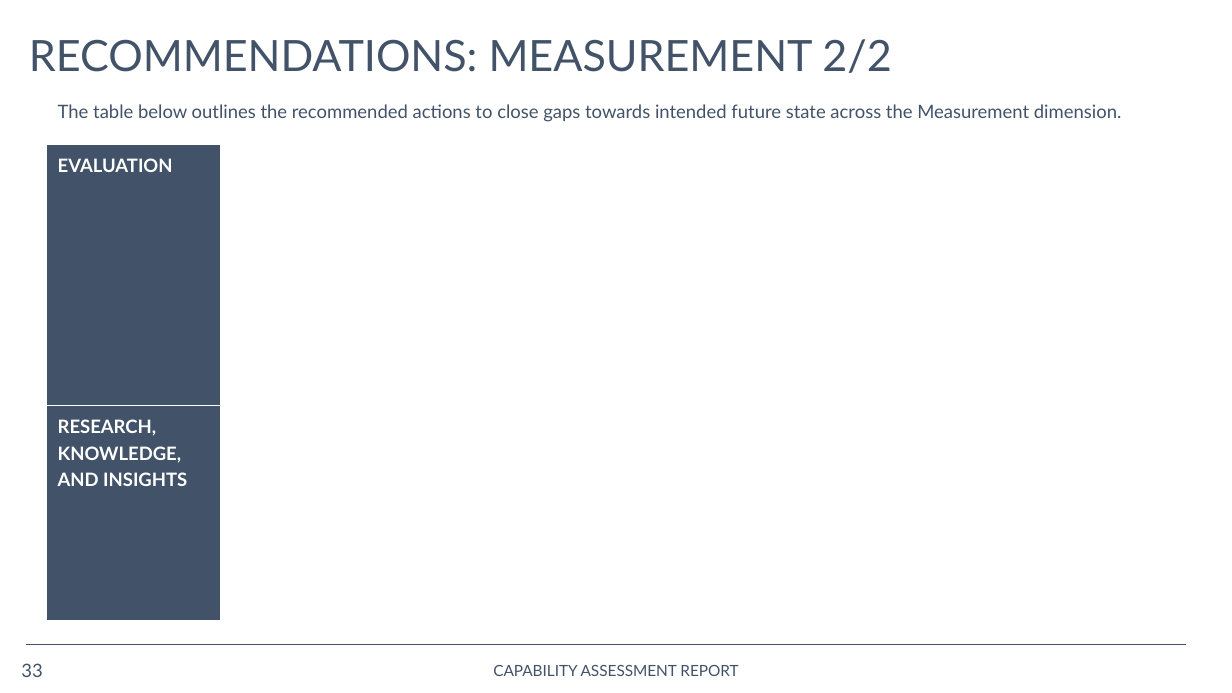
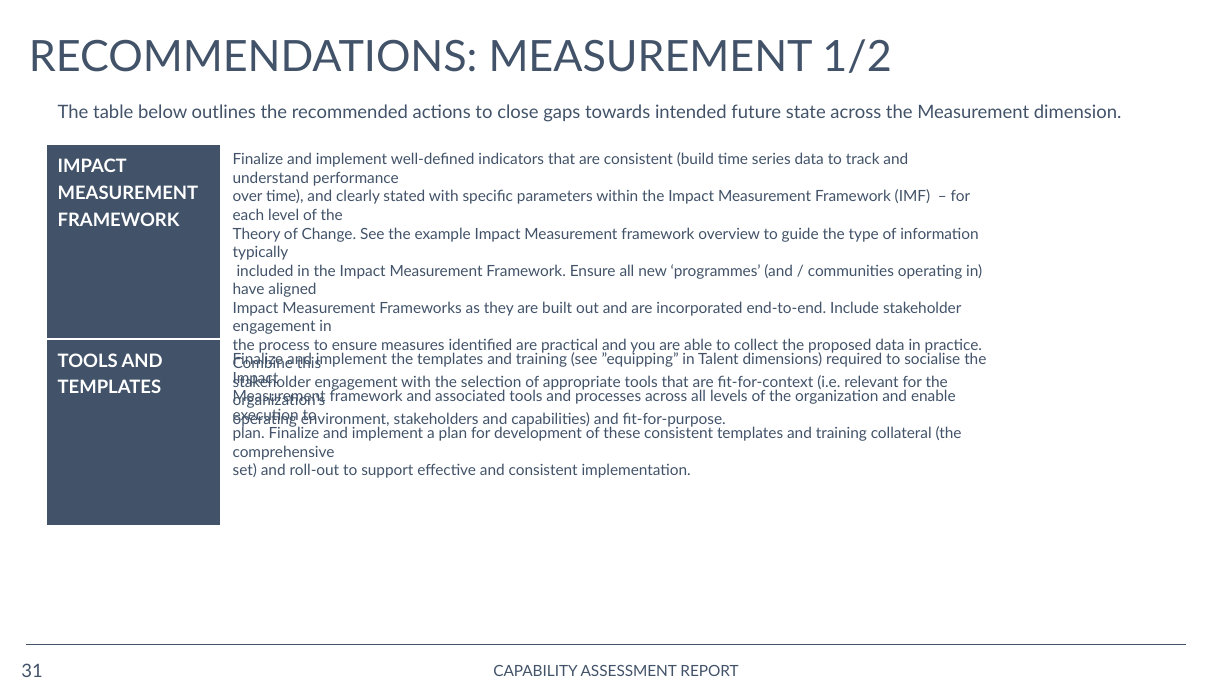
Before and after one commit to opus-meum/power-automate, a slide deck: slide 31 of Capability Assessment Report.pptx (slide 33 before the commit). Drawn at 1232x693 pixels with LibreOffice and Linux fonts; fonts in the diff are those of the drawing; background and template pictures are left out. Boxes give left, top, right and bottom in pixels: in the first picture for what was removed or moved away, otherwise in the second. Text is boxed around its words. In the diff, an @@ line names an element or a change of style, - is before the commit and + after.

```diff
--- a/Capability Assessment Report.pptx
+++ b/Capability Assessment Report.pptx
@@ title at [29,39,891,73]: text changed @@
-RECOMMENDATIONS: MEASUREMENT 2/2
+RECOMMENDATIONS: MEASUREMENT 1/2
@@ table removed at [47,145,1194,621], 2 rows, 2 columns @@
-EVALUATION | 
-RESEARCH, KNOWLEDGE, AND INSIGHTS | 
@@ table added at [47,145,1194,526], 2 rows, 2 columns @@
+IMPACT MEASUREMENT FRAMEWORK | 
+TOOLS AND TEMPLATES | 
@@ text added at [233,152,982,427], 10 pt, text #425369 @@
+Finalize and implement well-defined indicators that are consistent (build time series data to track and understand performance
+over time), and clearly stated with specific parameters within the Impact Measurement Framework (IMF) – for each level of the
+Theory of Change. See the example Impact Measurement framework overview to guide the type of information typically
+included in the Impact Measurement Framework. Ensure all new ‘programmes’ (and / communities operating in) have aligned
+Impact Measurement Frameworks as they are built out and are incorporated end-to-end. Include stakeholder engagement in
+the process to ensure measures identified are practical and you are able to collect the proposed data in practice. Combine this
+stakeholder engagement with the selection of appropriate tools that are fit-for-context (i.e. relevant for the organization's
+operating environment, stakeholders and capabilities) and fit-for-purpose.
@@ text added at [233,350,986,478], 10 pt, text #425369 @@
+Finalize and implement the templates and training (see ”equipping” in Talent dimensions) required to socialise the Impact
+Measurement framework and associated tools and processes across all levels of the organization and enable execution to
+plan. Finalize and implement a plan for development of these consistent templates and training collateral (the comprehensive
+set) and roll-out to support effective and consistent implementation.
@@ page number at [21,663,42,677]: text changed @@
-33
+31
```
Also in this commit, not shown: 13 other slides changed, 1 slide removed, 1 other file.
